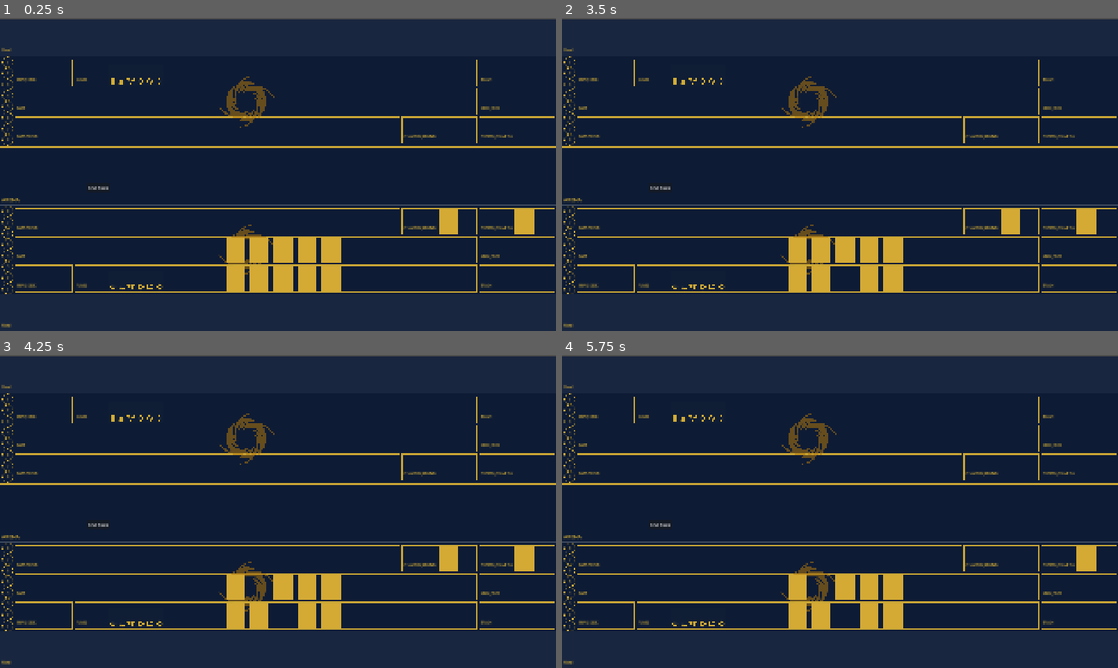
Above: before the commit, frames 1-4 (two rows, left to right).
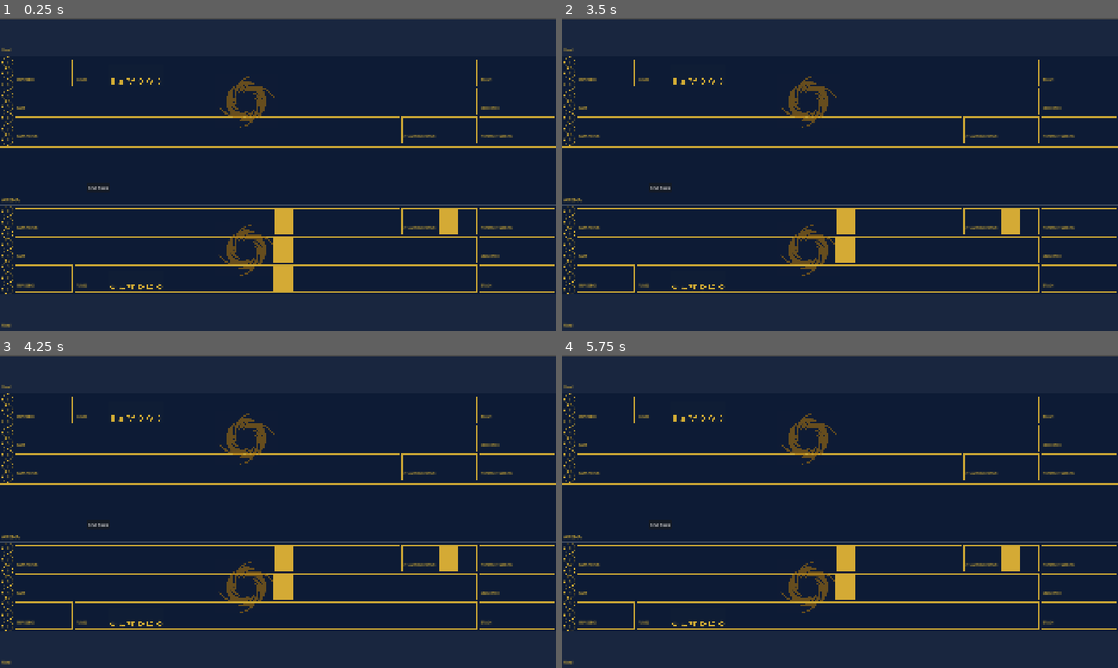
Above: after the commit, the same moments.

Repository: hashirmohammad/RiftBound
Game: Godot game, scene res://Scenes/main.tscn
The game is run twice, just before and just after one commit, with the same random seed, the same clock (stepped at 60 frames per second) and the same inputs.
Inputs (mouse positions are in pixels of both pictures, inside the frame that each line leads up to):
- Up to frame 1 (0.25 s): no input
- Up to frame 2 (3.5 s): click "End Turn" at 0.5 s; click "End Turn" at 1.25 s; click "End Turn" at 2 s; tap Enter at 2.75 s; drag from (773, 324) to (845, 277) at 2.77 s
- Up to frame 3 (4.25 s): drag from (233, 661) to (261, 586) at 3.52 s
- Up to frame 4 (5.75 s): move the mouse to (817, 661) at 4.27 s; click (817, 661) at 4.42 s; tap Space at 5 s; drag from (817, 661) to (1012, 558) at 5.02 s

The runs differ from the first frame. In frame 1, 2.8% of the frame differs, in the area x 4-97%, y 19-88%; in frame 2, 2.8%; in frame 3, 2.6%; in frame 4, 2.8%.

Commit message:
Horizonal placement and 90 degree turn

Diff:
--- a/Scenes/main.tscn
+++ b/Scenes/main.tscn
@@ -31,62 +31,22 @@
 
 [node name="CardSlot" parent="CardSlots" unique_id=402928220 instance=ExtResource("2_jjvhh")]
 z_index = -3
-position = Vector2(976.99994, 898)
+position = Vector2(977.99994, 899.99994)
 scale = Vector2(0.55, 0.55)
 
 [node name="CardSlot2" parent="CardSlots" unique_id=1283769364 instance=ExtResource("2_jjvhh")]
 z_index = -3
-position = Vector2(894, 800)
+position = Vector2(978, 797.99994)
 scale = Vector2(0.55, 0.55)
 
 [node name="CardSlot3" parent="CardSlots" unique_id=1618857134 instance=ExtResource("2_jjvhh")]
 z_index = -3
-position = Vector2(976.99994, 800)
+position = Vector2(979, 701)
 scale = Vector2(0.55, 0.55)
 
 [node name="CardSlot4" parent="CardSlots" unique_id=1424280011 instance=ExtResource("2_jjvhh")]
 z_index = -3
 position = Vector2(1549.9999, 702.99994)
-scale = Vector2(0.55, 0.55)
-
-[node name="CardSlot5" parent="CardSlots" unique_id=846035168 instance=ExtResource("2_jjvhh")]
-z_index = -3
-position = Vector2(1061, 800)
-scale = Vector2(0.55, 0.55)
-
-[node name="CardSlot6" parent="CardSlots" unique_id=1542259996 instance=ExtResource("2_jjvhh")]
-z_index = -3
-position = Vector2(1144, 800)
-scale = Vector2(0.55, 0.55)
-
-[node name="CardSlot7" parent="CardSlots" unique_id=938148835 instance=ExtResource("2_jjvhh")]
-z_index = -3
-position = Vector2(894, 898)
-scale = Vector2(0.55, 0.55)
-
-[node name="CardSlot8" parent="CardSlots" unique_id=556147842 instance=ExtResource("2_jjvhh")]
-z_index = -3
-position = Vector2(811.99994, 898)
-scale = Vector2(0.55, 0.55)
-
-[node name="ChampSlot1" parent="CardSlots" unique_id=1117342945 instance=ExtResource("2_jjvhh")]
-z_index = -3
-position = Vector2(1811.9999, 702.99994)
-scale = Vector2(0.55, 0.55)
-
-[node name="CardSlot9" parent="CardSlots" unique_id=809036098 instance=ExtResource("2_jjvhh")]
-z_index = -3
-position = Vector2(1144, 898)
-scale = Vector2(0.55, 0.55)
-
-[node name="CardSlot10" parent="CardSlots" unique_id=268072419 instance=ExtResource("2_jjvhh")]
-z_index = -3
-position = Vector2(1061, 898)
-scale = Vector2(0.55, 0.55)
-
-[node name="CardSlot11" parent="CardSlots" unique_id=410913255 instance=ExtResource("2_jjvhh")]
-z_index = -3
-position = Vector2(811.99994, 800)
 scale = Vector2(0.55, 0.55)
 
 [node name="EnemyCardSlot11" parent="CardSlots" unique_id=1114199844 instance=ExtResource("4_344ge")]
@@ -106,7 +66,7 @@
 
 [node name="EnemyCardSlot14" parent="CardSlots" unique_id=1034455319 instance=ExtResource("4_344ge")]
 visible = false
-position = Vector2(1100, 360)
+position = Vector2(1100, 359.99994)
 scale = Vector2(0.6, 0.6)
 
 [node name="EnemyCardSlot15" parent="CardSlots" unique_id=1433425816 instance=ExtResource("4_344ge")]
--- a/Scripts/Board.gd
+++ b/Scripts/Board.gd
@@ -17,14 +17,15 @@
 	var ph = floor((SCREEN_H - DIVIDER_H * 2 - ARENA_H) / 2.0)
 	build_player(0.0,                              true,  ph)
 	add_rect(Vector2(0, ph),                       Vector2(SCREEN_W, DIVIDER_H), COLOR_DIV)
-	add_panel("Arena", Vector2(0, ph + DIVIDER_H), Vector2(SCREEN_W, ARENA_H), make_style(), "ARENA", 18)
+	var arena = add_panel("Arena", Vector2(0, ph + DIVIDER_H), Vector2(SCREEN_W, ARENA_H), make_style(), "ARENA", 18)
+	add_rect(Vector2(SCREEN_W / 2.0 - DIVIDER_H / 2.0, 0), Vector2(DIVIDER_H, ARENA_H), COLOR_BORDER, arena)
 	add_rect(Vector2(0, ph + DIVIDER_H + ARENA_H), Vector2(SCREEN_W, DIVIDER_H), COLOR_DIV)
 	build_player(ph + DIVIDER_H * 2 + ARENA_H,    false, ph)
 
-func add_rect(pos: Vector2, size: Vector2, color: Color) -> void:
+func add_rect(pos: Vector2, size: Vector2, color: Color, parent: Node = self) -> void:
 	var r = ColorRect.new()
 	r.position = pos;  r.size = size;  r.color = color
-	add_child(r)
+	parent.add_child(r)
 
 func make_style(rounded := false, fill := Color(0,0,0,0)) -> StyleBoxFlat:
 	var s = StyleBoxFlat.new()
@@ -118,7 +119,7 @@
 		var zx := float(z[1]);  var zy := float(z[2])
 		var zw := float(z[3]);  var zh := float(z[4])
 		var fy = by + zy if not flip else by + (bh - zy - zh)
-		var p = add_panel(zname.replace(" ", "_"), Vector2(zx, fy), Vector2(zw, zh))
+		var p = add_panel(zname.replace(" ", "_"), Vector2(zx, fy), Vector2(zw, zh), make_style(), zname)
 		if zname == "RUNES": runes_ref = p
 		if zname == "BASE":
 			add_image(p, tint_gold("res://Assets/RiftBoundLogo.jpg"),
--- a/Scripts/Card.gd
+++ b/Scripts/Card.gd
@@ -29,6 +29,9 @@
 var _cached_texture:    ImageTexture = null
 var _original_scale:    Vector2      = Vector2.ONE
 var _original_position: Vector2      = Vector2.ZERO
+var _is_tapped:         bool         = false
+var _last_click_time:   float        = 0.0
+const DOUBLE_CLICK_TIME := 0.35
 
 func _ready() -> void:
 	DirAccess.make_dir_recursive_absolute(CACHE_DIR)
@@ -59,12 +62,26 @@
 func _input(event: InputEvent) -> void:
 	if current_state == CardState.DRAGGING or current_state == CardState.RETURNING:
 		return
-	if event is InputEventMouseButton and event.button_index == MOUSE_BUTTON_RIGHT and event.pressed:
+	if event is InputEventMouseButton and event.pressed:
 		var local_pos = to_local(get_global_mouse_position())
 		var half_w = (CARD_WIDTH * scale.x) / 2.0
 		var half_h = (CARD_HEIGHT * scale.y) / 2.0
 		if abs(local_pos.x) <= half_w and abs(local_pos.y) <= half_h:
-			_toggle_enlarge()
+			if event.button_index == MOUSE_BUTTON_RIGHT:
+				_toggle_enlarge()
+			elif event.button_index == MOUSE_BUTTON_LEFT and current_state == CardState.ON_BOARD:
+				var now := Time.get_ticks_msec() / 1000.0
+				if now - _last_click_time < DOUBLE_CLICK_TIME:
+					_toggle_tap()
+					_last_click_time = 0.0
+				else:
+					_last_click_time = now
+
+func _toggle_tap() -> void:
+	_is_tapped = !_is_tapped
+	var tween = create_tween()
+	tween.set_ease(Tween.EASE_OUT).set_trans(Tween.TRANS_CUBIC)
+	tween.tween_property(self, "rotation", deg_to_rad(90.0) if _is_tapped else 0.0, 0.2)
 
 func _toggle_enlarge() -> void:
 	_is_enlarged = !_is_enlarged
--- a/Scripts/CardManager.gd
+++ b/Scripts/CardManager.gd
@@ -70,7 +70,7 @@
 	var slot = _raycast_slot()
 
 
-	if slot and not slot.card_in_slot:
+	if slot:
 		var card          = card_being_dragged
 		card_being_dragged = null
 
Binary file removed: Assets/KnightCard.png
Not shown, removed: Assets/KnightCard.png.import
